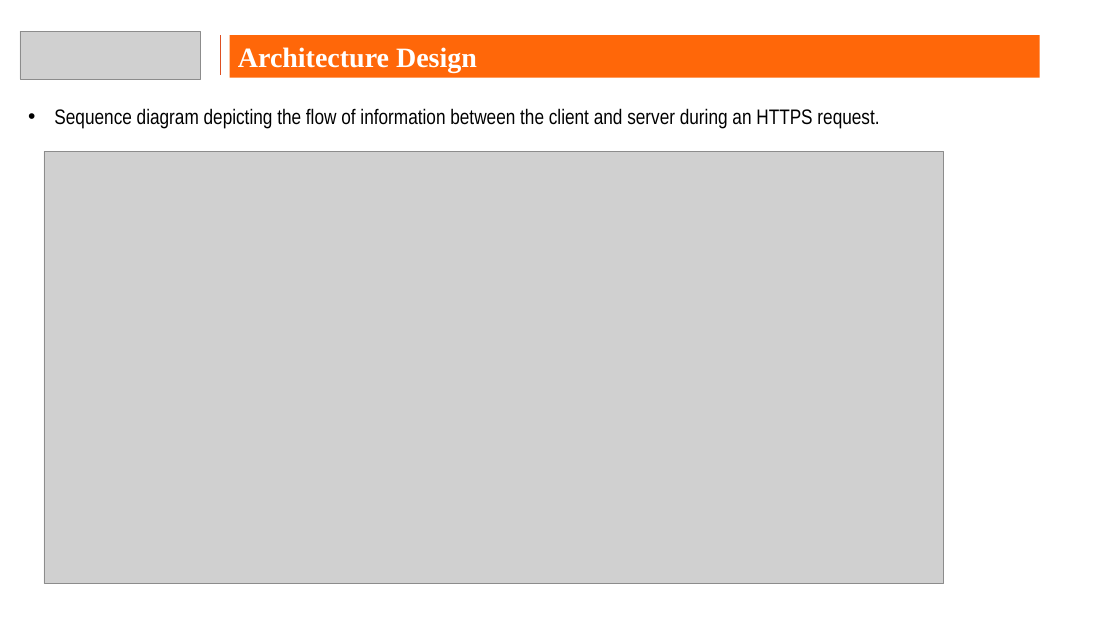
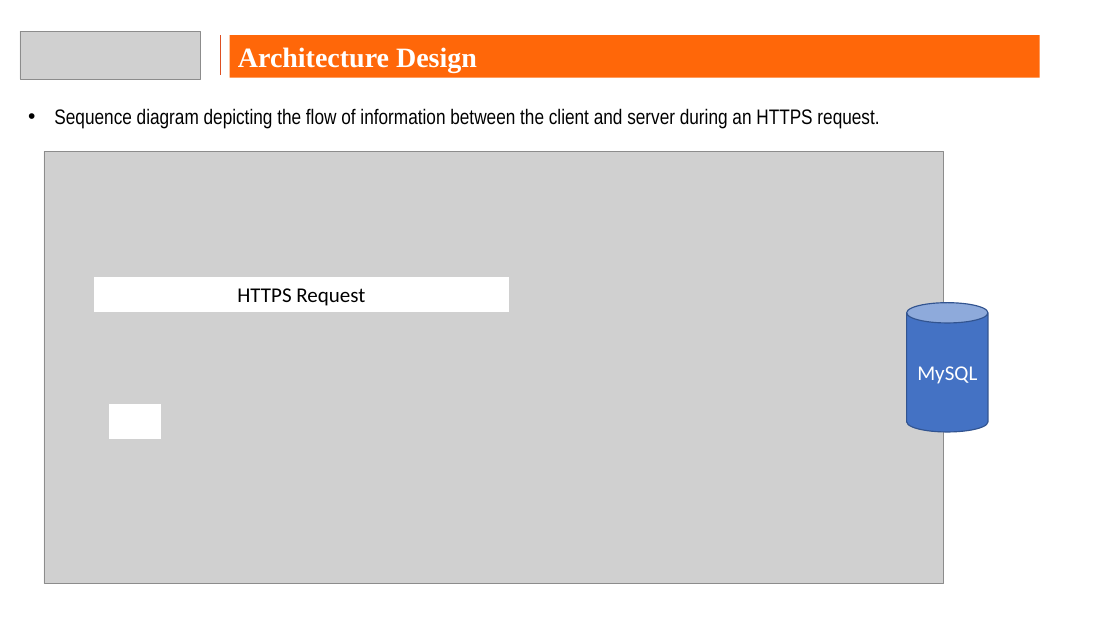
Before and after one commit to Sahilgetjob/Capstone_project_HDFC, a slide deck: slide 8 of Capstone_hdfc.pptx. Drawn at 1120x630 pixels with LibreOffice and Linux fonts; fonts in the diff are those of the drawing; grey boxes stand for pictures; background and template pictures are left out. Boxes give left, top, right and bottom in pixels: in the first picture for what was removed or moved away, otherwise in the second. Text is boxed around its words. In the diff, an @@ line names an element or a change of style, - is before the commit and + after.

Commit message:
Updating code and ppt

```diff
--- a/Capstone_hdfc.pptx
+++ b/Capstone_hdfc.pptx
@@ rectangle added at <box>95,278,508,312</box>, fill #FFFFFF, outline #FFFFFF 1 pt, 18 pt, text #000000 @@
+HTTPS Request
@@ cylinder added at <box>907,302,988,432</box>, fill #4472C4, outline #325491 1 pt, 18 pt, text #FFFFFF @@
+MySQL
@@ rectangle added at <box>109,404,160,438</box>, fill #FFFFFF, outline #FFFFFF 1 pt @@
```
Also in this commit, not shown: 8 other slides changed, 3 slides added, 1 slide removed, 7 other files.
